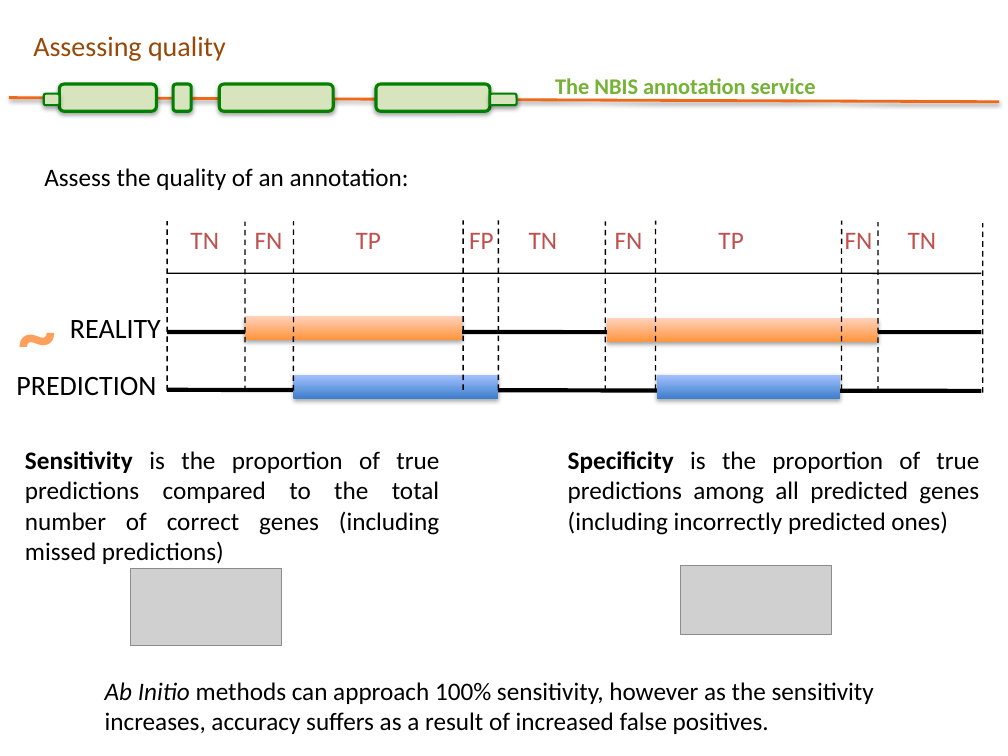
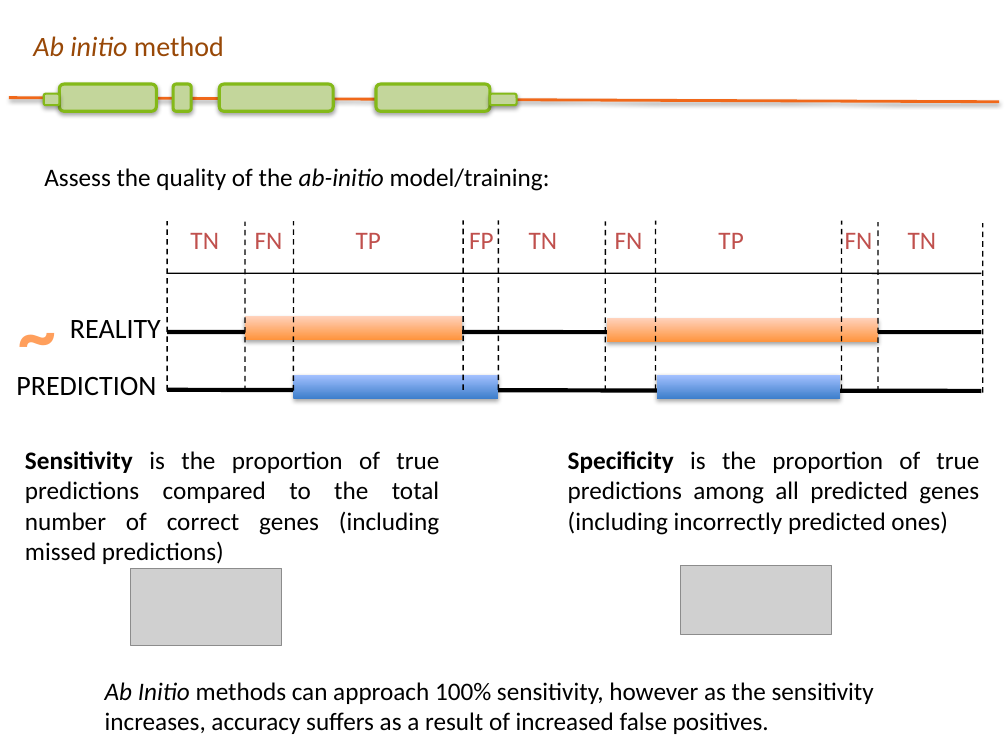
Before and after one commit to SGBC/course, a slide deck: slide 29 of docs/nbis_annotation/slides/Structural_annotation.pptx (slide 13 before the commit). Drawn at 1008x756 pixels with LibreOffice and Linux fonts; fonts in the diff are those of the drawing; grey boxes stand for pictures; background and template pictures are left out. Boxes give left, top, right and bottom in pixels: in the first picture for what was removed or moved away, otherwise in the second. Text is boxed around its words. In the diff, an @@ line names an element or a change of style, - is before the commit and + after.

```diff
--- a/docs/nbis_annotation/slides/Structural_annotation.pptx
+++ b/docs/nbis_annotation/slides/Structural_annotation.pptx
@@ text removed at (33,36,226,61) @@
-Assessing quality
@@ text added at (33,36,224,57), 20 pt, text #984807, italic @@
+Ab initio method
@@ rounded rectangle at (220,84,334,111): fill #D7E4BD to #C3D69B; outline #078000 2.25 pt to #84B919 2.25 pt @@
@@ fill #D7E4BD to #C3D69B; outline #008000 2.25 pt to #84B919 2.25 pt in 3 elements at (59,84,156,111), (173,84,192,111), (376,84,490,111) @@
@@ text removed at (555,78,816,100) @@
-The NBIS annotation service
@@ rounded rectangle at (43,94,59,105): fill #D7E4BD to #C3D69B; outline #008000 1.5 pt to #84B919 1.5 pt @@
@@ rounded rectangle at (490,94,516,105): fill #D7E4BD to #C3D69B; outline #008000 1.5 pt to #84B919 1.5 pt @@
@@ text at (44,168,550,191): text changed @@
-Assess the quality of an annotation:
+Assess the quality of the ab-initio model/training:
```
Also in this commit, not shown: 53 other slides changed, 18 slides added, 2 slides removed, 2 other files.
